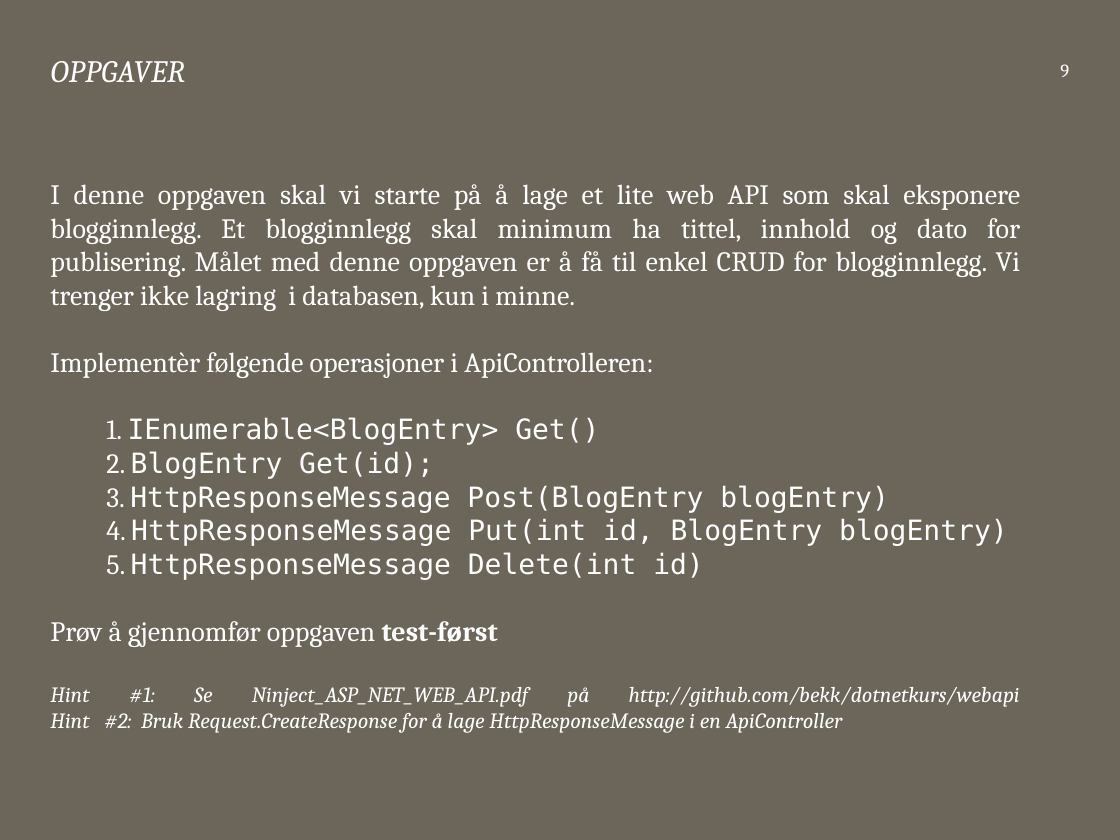
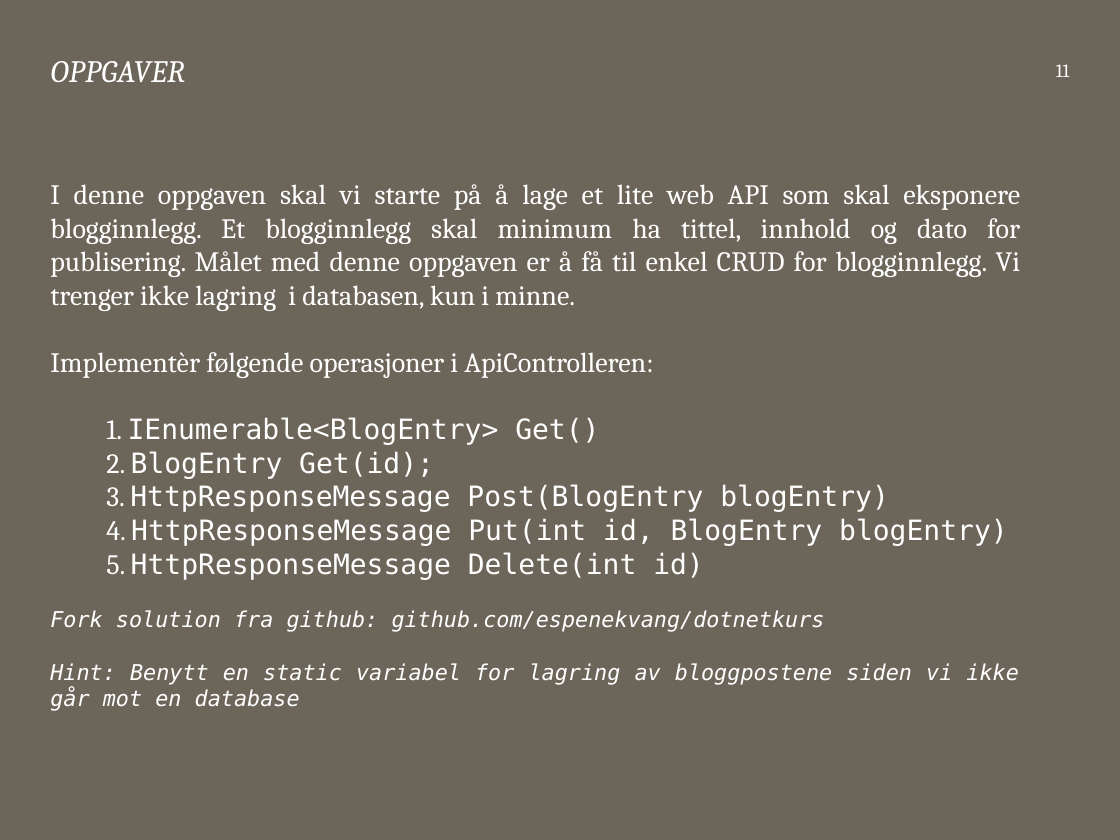
Before and after one commit to bekk/dotnetkurs, a slide deck: slide 11 of webapi/WebAPI.pptx (slide 9 before the commit). Drawn at 1120x840 pixels with LibreOffice and Linux fonts; fonts in the diff are those of the drawing. Boxes give left, top, right and bottom in pixels: in the first picture for what was removed or moved away, otherwise in the second. Text is boxed around its words. In the diff, an @@ line names an element or a change of style, - is before the commit and + after.

```diff
--- a/webapi/WebAPI.pptx
+++ b/webapi/WebAPI.pptx
@@ page number at [1056,64,1069,77]: text changed @@
-9
+11
@@ text at [50,610,1018,711]: text changed; font Cambria to DejaVu Sans Mono @@
-Prøv å gjennomfør oppgaven test-først
-Hint #1: Se Ninject_ASP_NET_WEB_API.pdf på http://github.com/bekk/dotnetkurs/webapi
-Hint #2: Bruk Request.CreateResponse for å lage HttpResponseMessage i en ApiController
+Fork solution fra github: github.com/espenekvang/dotnetkurs
+Hint: Benytt en static variabel for lagring av bloggpostene siden vi ikke går mot en database
```
Also in this commit, not shown: 5 other slides changed, 3 slides added, 6 slides removed, 1 other file.
